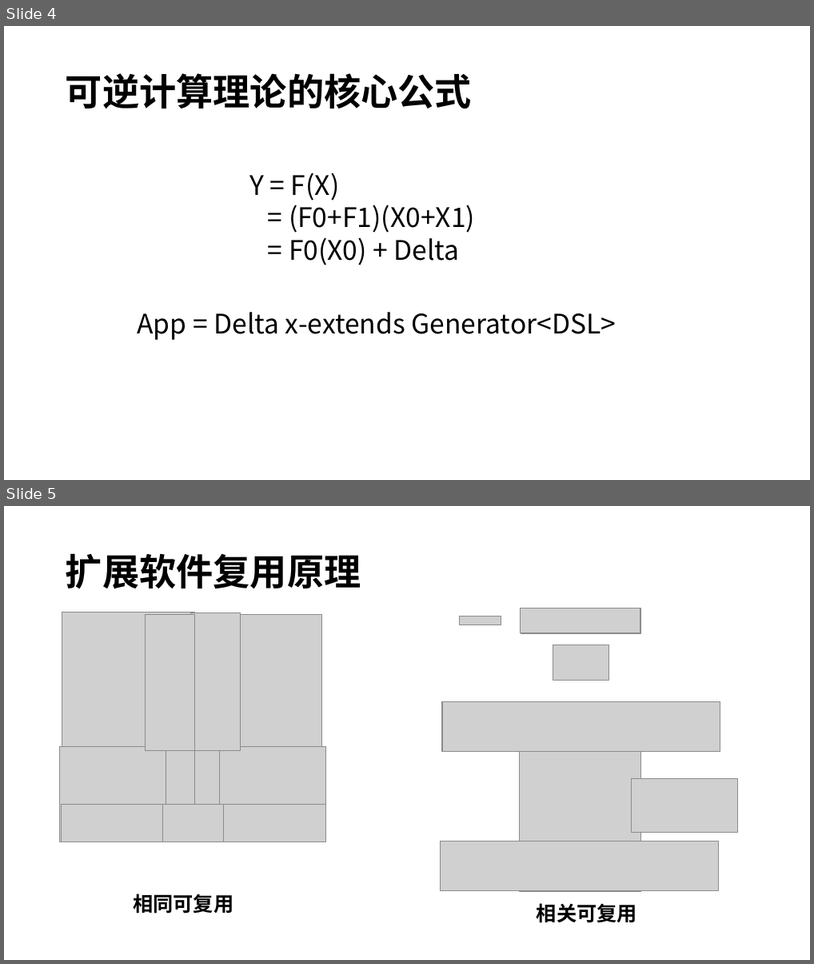
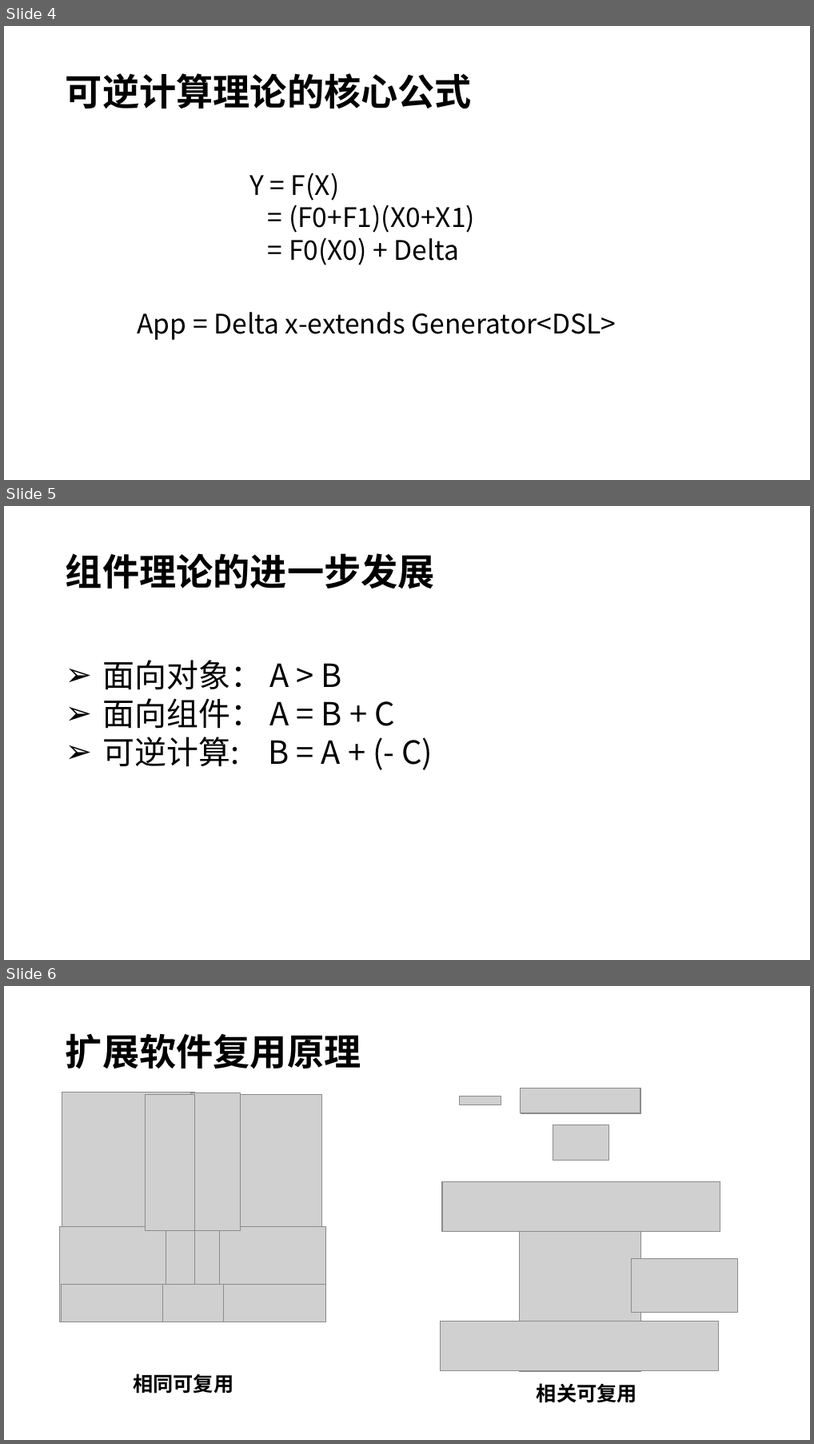
Before and after one commit to entropy-cloud/nop-entropy, a slide deck: docs/ppt/nop-platform.pptx. Shown one above the other, each under a label of ours: slides 4 and 5 before the commit, slides 4, 5 and 6 after it. The pictures are 814x964 and 814x1444 pixels, drawn with LibreOffice and Linux fonts; fonts in the diff are those of the drawing; grey boxes stand for pictures. Boxes give left, top, right and bottom in pixels: in the first picture for what was removed or moved away, otherwise in the second. Text is boxed around its words. In the diff, an @@ line names an element or a change of style, - is before the commit and + after.

```diff
--- a/docs/ppt/nop-platform.pptx
+++ b/docs/ppt/nop-platform.pptx
@@ slide 5 added at (4, 506, 810, 960), background #FFFFFF @@
@@ title added at (66, 553, 435, 589), 44 pt, text #000000, bold @@
+组件理论的进一步发展
@@ text added at (103, 660, 433, 770), 38 pt, text #000000 @@
+➢ 面向对象： A > B
+➢ 面向组件： A = B + C
+➢ 可逆计算: B = A + (- C)
@@ what was slide 5 is now slide 6 @@
```
Also in this commit, not shown: 1 other slide added, 1 other file.
